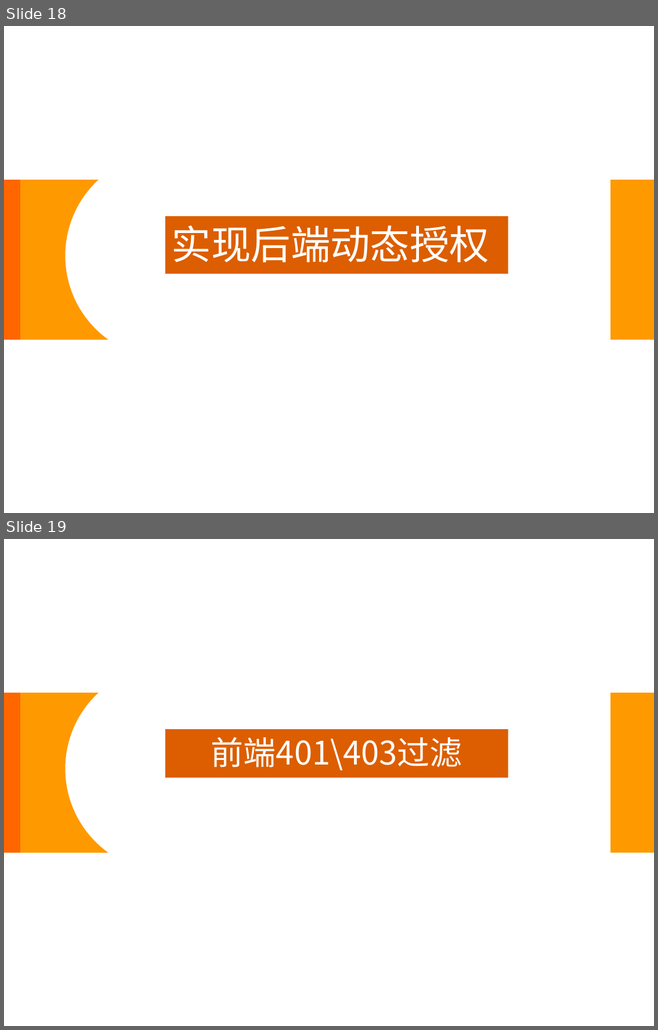
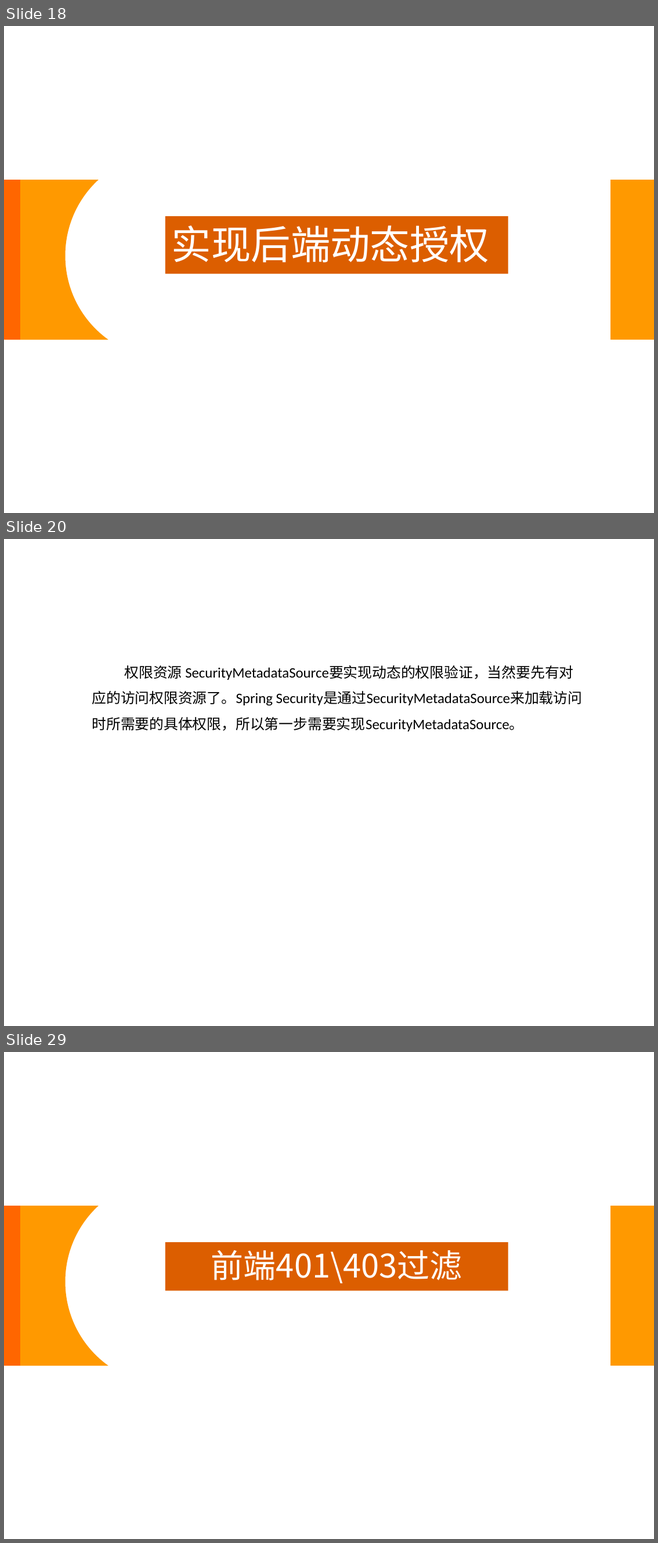
Before and after one commit to wmz6762/security-demo, a slide deck: Spring Security.pptx. Shown one above the other, each under a label of ours: slides 18 and 19 before the commit, slides 18, 20 and 29 after it; the slides between them are not shown. The pictures are 658x1030 and 658x1543 pixels, drawn with LibreOffice and Linux fonts; fonts in the diff are those of the drawing; background and template pictures are left out. Boxes give left, top, right and bottom in pixels: in the first picture for what was removed or moved away, otherwise in the second. Text is boxed around its words. In the diff, an @@ line names an element or a change of style, - is before the commit and + after.

```diff
--- a/Spring Security.pptx
+++ b/Spring Security.pptx
@@ slide 20 added at (4,539,654,1026), background picture (left out) @@
@@ text added at (92,665,573,732), 16 pt, text #000000 @@
+权限资源 SecurityMetadataSource要实现动态的权限验证，当然要先有对应的访问权限资源了。Spring Security是通过SecurityMetadataSource来加载访问时所需要的具体权限，所以第一步需要实现SecurityMetadataSource。
@@ what was slide 19 is now slide 29 @@
```
Also in this commit, not shown: 9 other slides added, 1 other file.
